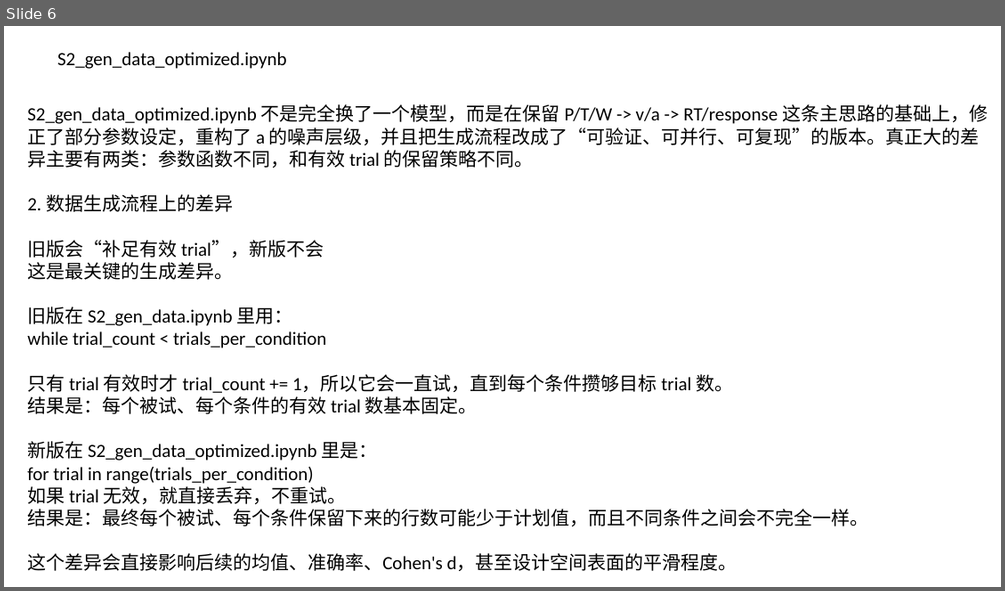
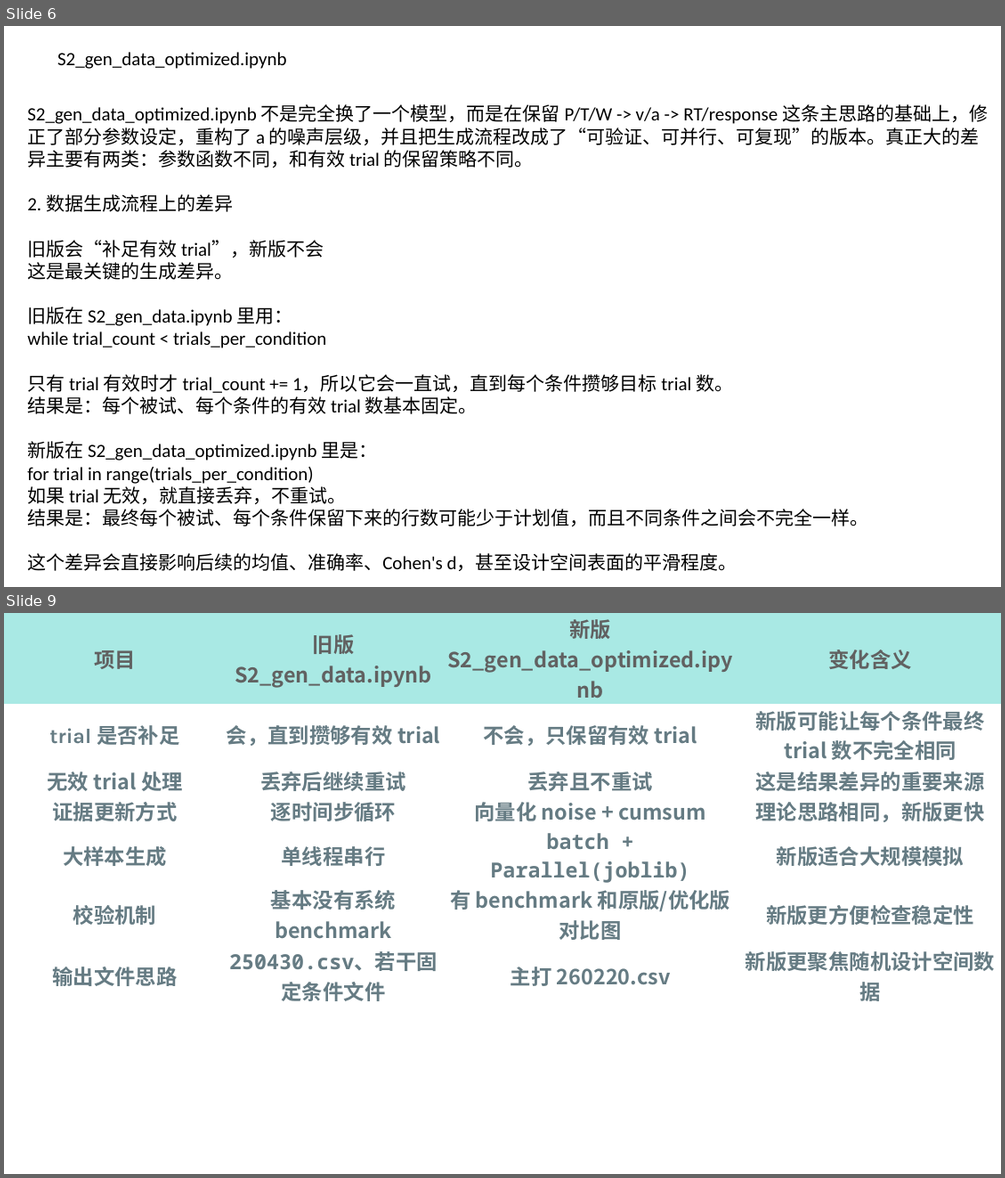
Before and after one commit to Fanzhaoli/Guassion_Process-and-Experiment_Design, a slide deck: 4_Reports/Code_Version.pptx. Shown one above the other, each under a label of ours: slide 6 before the commit, slides 6 and 9 after it; the slides between them are not shown. The pictures are 1005x591 and 1005x1178 pixels, drawn with LibreOffice and Linux fonts; fonts in the diff are those of the drawing. Boxes give left, top, right and bottom in pixels: in the first picture for what was removed or moved away, otherwise in the second. Text is boxed around its words. In the diff, an @@ line names an element or a change of style, - is before the commit and + after.

```diff
--- a/4_Reports/Code_Version.pptx
+++ b/4_Reports/Code_Version.pptx
@@ slide 9 added at <box>4,613,1001,1174</box>, background #FFFFFF @@
@@ table added at <box>4,613,1001,1008</box>, 7 rows, 4 columns @@
+项目 | 旧版 S2_gen_data.ipynb | 新版 S2_gen_data_optimized.ipynb | 变化含义
+trial 是否补足 | 会，直到攒够有效 trial | 不会，只保留有效 trial | 新版可能让每个条件最终 trial 数不完全相同
+无效 trial 处理 | 丢弃后继续重试 | 丢弃且不重试 | 这是结果差异的重要来源
+证据更新方式 | 逐时间步循环 | 向量化 noise + cumsum | 理论思路相同，新版更快
+大样本生成 | 单线程串行 | batch + Parallel(joblib) | 新版适合大规模模拟
+校验机制 | 基本没有系统 benchmark | 有 benchmark 和原版/优化版对比图 | 新版更方便检查稳定性
+输出文件思路 | 250430.csv、若干固定条件文件 | 主打 260220.csv | 新版更聚焦随机设计空间数据
```
Also in this commit, not shown: 2 other slides added, 1 slide removed, 26 other files.
